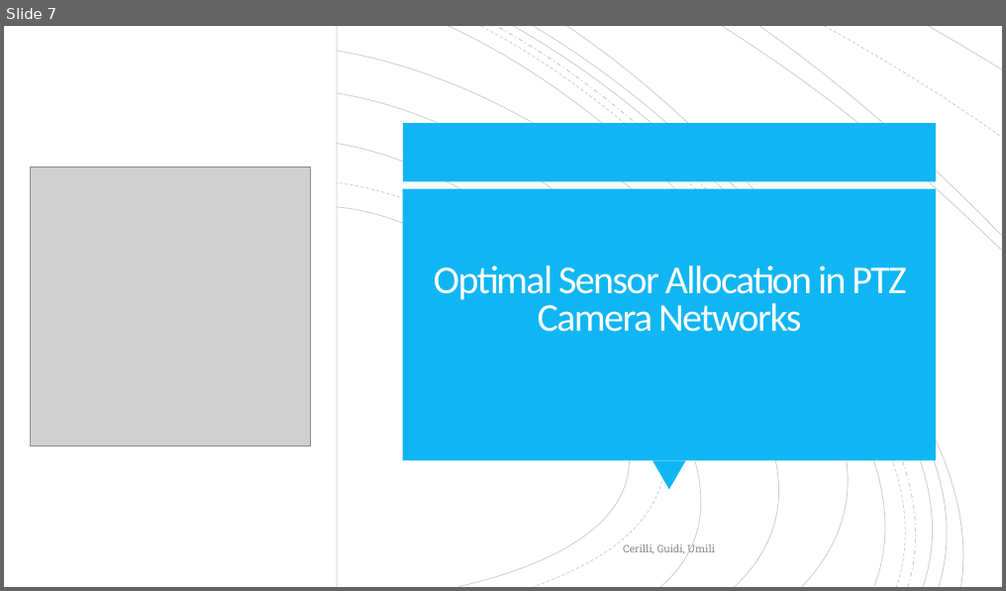
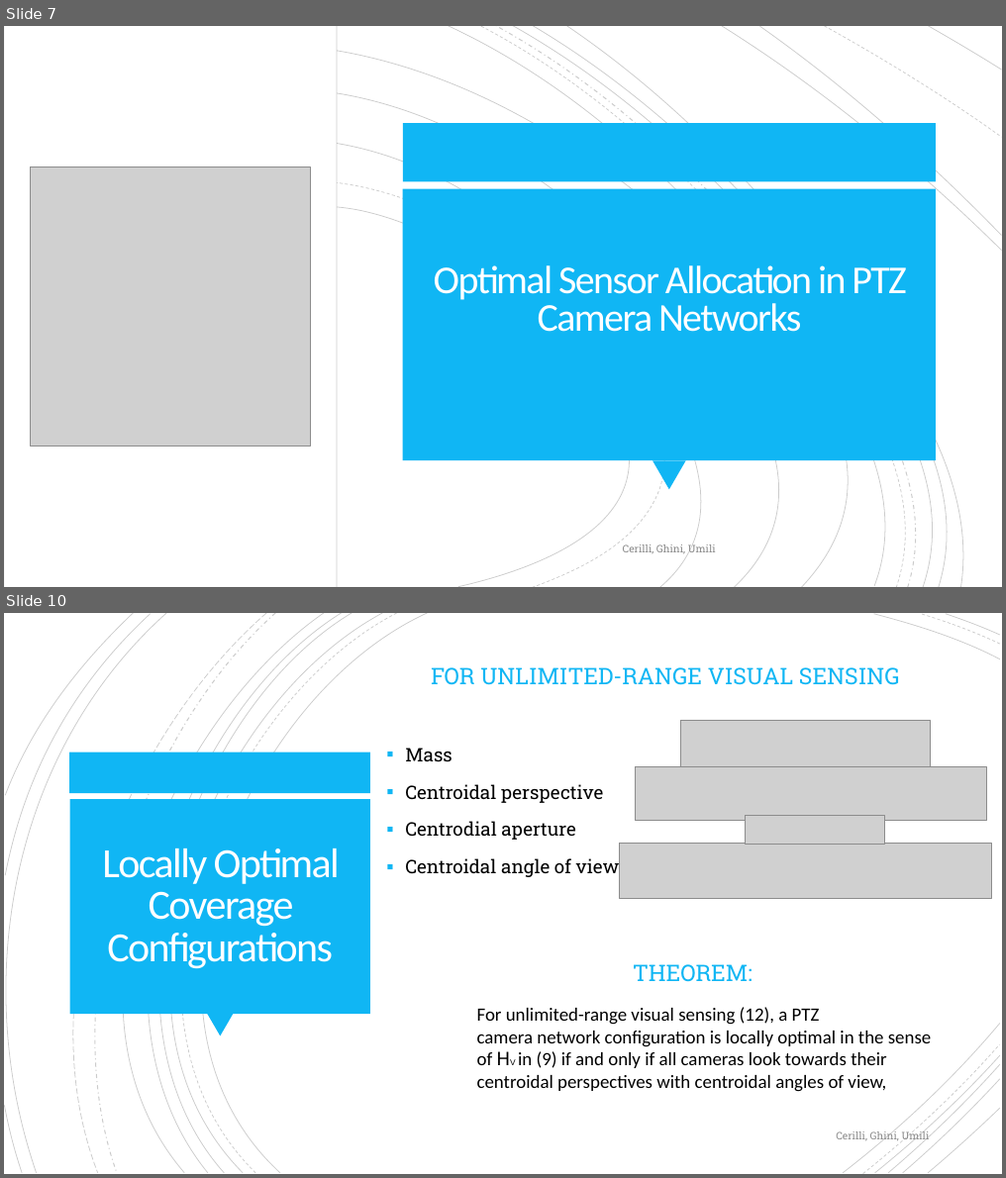
Before and after one commit to dinies/MultiRobot, a slide deck: Presentation.pptx. Shown one above the other, each under a label of ours: slide 7 before the commit, slides 7 and 10 after it; the slides between them are not shown. The pictures are 1006x591 and 1006x1178 pixels, drawn with LibreOffice and Linux fonts; fonts in the diff are those of the drawing; grey boxes stand for pictures. Boxes give left, top, right and bottom in pixels: in the first picture for what was removed or moved away, otherwise in the second. Text is boxed around its words. In the diff, an @@ line names an element or a change of style, - is before the commit and + after.

```diff
--- a/Presentation.pptx
+++ b/Presentation.pptx
@@ slide 10 added at (4, 613, 1002, 1174), background #FFFFFF @@
@@ group added at (4, 613, 1000, 1174): 21 freeform shapes @@
@@ text added at (431, 667, 899, 685), 22 pt, text #10B6F4 @@
+FOR UNLIMITED-RANGE VISUAL SENSING
@@ picture added at (681, 720, 931, 774) @@
@@ rectangle added at (70, 753, 371, 793), fill #10B6F4 @@
@@ text added at (405, 748, 620, 879), 18 pt, text #000000 @@
+▪ Mass
+▪ Centroidal perspective
+▪ Centrodial aperture
+▪ Centroidal angle of view
@@ picture added at (636, 767, 987, 820) @@
@@ rectangle added at (70, 799, 370, 1014), fill #10B6F4 @@
@@ picture added at (746, 816, 886, 845) @@
@@ title added at (102, 849, 340, 969), 40 pt, text #FFFEFF @@
+Locally Optimal Coverage Configurations
@@ picture added at (620, 843, 992, 899) @@
@@ text added at (633, 964, 752, 982), 22 pt, text #10B6F4 @@
+THEOREM:
@@ triangle added at (207, 1014, 233, 1037), fill #10B6F4 @@
@@ text added at (477, 1007, 931, 1092), 18 pt, text #000000 @@
+For unlimited-range visual sensing (12), a PTZ
+camera network configuration is locally optimal in the sense
+of HV in (9) if and only if all cameras look towards their
+centroidal perspectives with centroidal angles of view,
@@ text added at (836, 1130, 930, 1143), 10 pt, text #8C8C8C @@
+Cerilli, Ghini, Umili
@@ slide 7 changed as well @@
@@ text at (623, 544, 716, 554): text changed @@
-Cerilli, Guidi, Umili
+Cerilli, Ghini, Umili
```
Also in this commit, not shown: 6 other slides changed, 7 other slides added.
